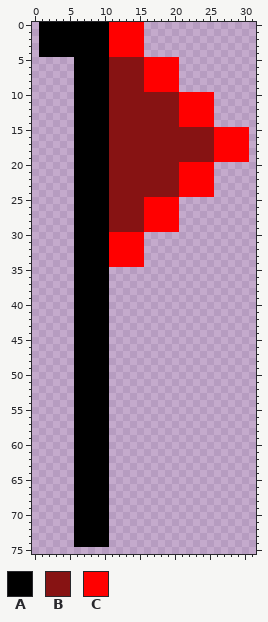
Edited in one commit: sprite sheet (SkiingGame/SkiingGame/SkiingGameContent/RedFlag.png). The first picture shows the starting point.
The file is 64x152 pixels, drawn in blocks of 2x2; one block is one cell here.
Palette (. is transparent): A #000000  B #871313  C #ff0000
Pixels before, first column x 1:
 0 AAAAAAAAAACCCCC...............
 1 AAAAAAAAAACCCCC...............
 2 AAAAAAAAAACCCCC...............
 3 AAAAAAAAAACCCCC...............
 4 AAAAAAAAAACCCCC...............
 5 .....AAAAABBBBBCCCCC..........
 6 .....AAAAABBBBBCCCCC..........
 7 .....AAAAABBBBBCCCCC..........
 8 .....AAAAABBBBBCCCCC..........
 9 .....AAAAABBBBBCCCCC..........
10 .....AAAAABBBBBBBBBBCCCCC.....
11 .....AAAAABBBBBBBBBBCCCCC.....
12 .....AAAAABBBBBBBBBBCCCCC.....
13 .....AAAAABBBBBBBBBBCCCCC.....
14 .....AAAAABBBBBBBBBBCCCCC.....
15 .....AAAAABBBBBBBBBBBBBBBCCCCC
16 .....AAAAABBBBBBBBBBBBBBBCCCCC
17 .....AAAAABBBBBBBBBBBBBBBCCCCC
18 .....AAAAABBBBBBBBBBBBBBBCCCCC
19 .....AAAAABBBBBBBBBBBBBBBCCCCC
20 .....AAAAABBBBBBBBBBCCCCC.....
21 .....AAAAABBBBBBBBBBCCCCC.....
22 .....AAAAABBBBBBBBBBCCCCC.....
23 .....AAAAABBBBBBBBBBCCCCC.....
24 .....AAAAABBBBBBBBBBCCCCC.....
25 .....AAAAABBBBBCCCCC..........
26 .....AAAAABBBBBCCCCC..........
27 .....AAAAABBBBBCCCCC..........
28 .....AAAAABBBBBCCCCC..........
29 .....AAAAABBBBBCCCCC..........
30 .....AAAAACCCCC...............
31 .....AAAAACCCCC...............
32 .....AAAAACCCCC...............
33 .....AAAAACCCCC...............
34 .....AAAAACCCCC...............
35 .....AAAAA....................
36 .....AAAAA....................
37 .....AAAAA....................
38 .....AAAAA....................
39 .....AAAAA....................
40 .....AAAAA....................
41 .....AAAAA....................
42 .....AAAAA....................
43 .....AAAAA....................
44 .....AAAAA....................
45 .....AAAAA....................
46 .....AAAAA....................
47 .....AAAAA....................
48 .....AAAAA....................
49 .....AAAAA....................
50 .....AAAAA....................
51 .....AAAAA....................
52 .....AAAAA....................
53 .....AAAAA....................
54 .....AAAAA....................
55 .....AAAAA....................
56 .....AAAAA....................
57 .....AAAAA....................
58 .....AAAAA....................
59 .....AAAAA....................
60 .....AAAAA....................
61 .....AAAAA....................
62 .....AAAAA....................
63 .....AAAAA....................
64 .....AAAAA....................
65 .....AAAAA....................
66 .....AAAAA....................
67 .....AAAAA....................
68 .....AAAAA....................
69 .....AAAAA....................
70 .....AAAAA....................
71 .....AAAAA....................
72 .....AAAAA....................
73 .....AAAAA....................
74 .....AAAAA....................
New version:
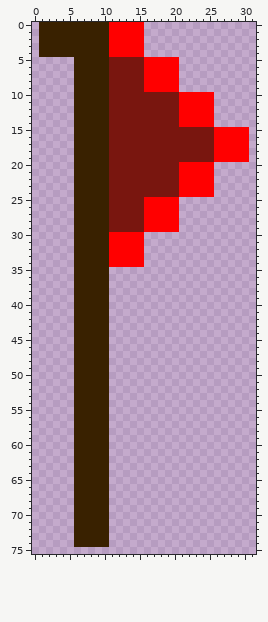
The edit:
colour A: #000000 -> #392100
colour B: #871313 -> #79160f
Changed places in both pictures, as pixel boxes (x1, y1, x2, y2):
changed: (39, 22, 214, 547)
